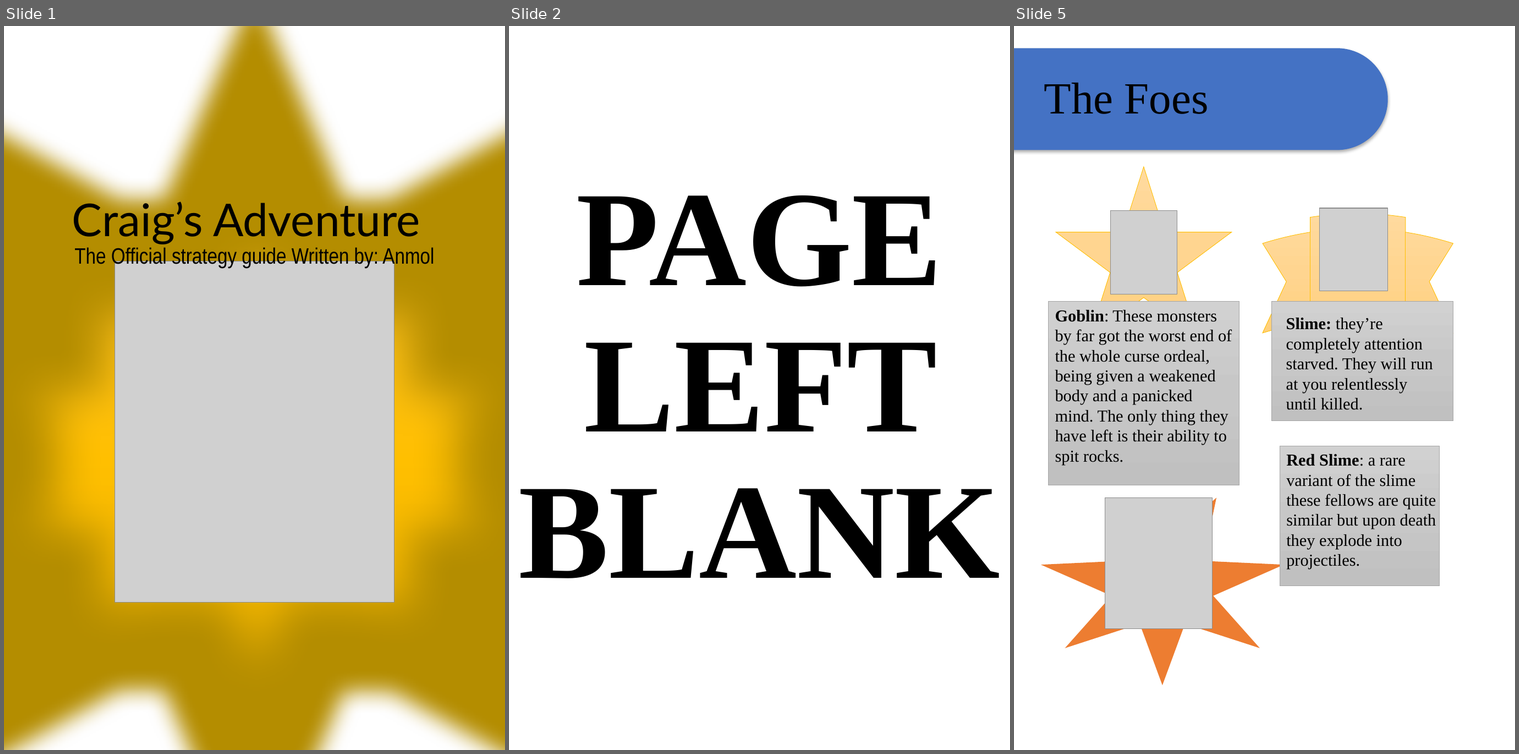
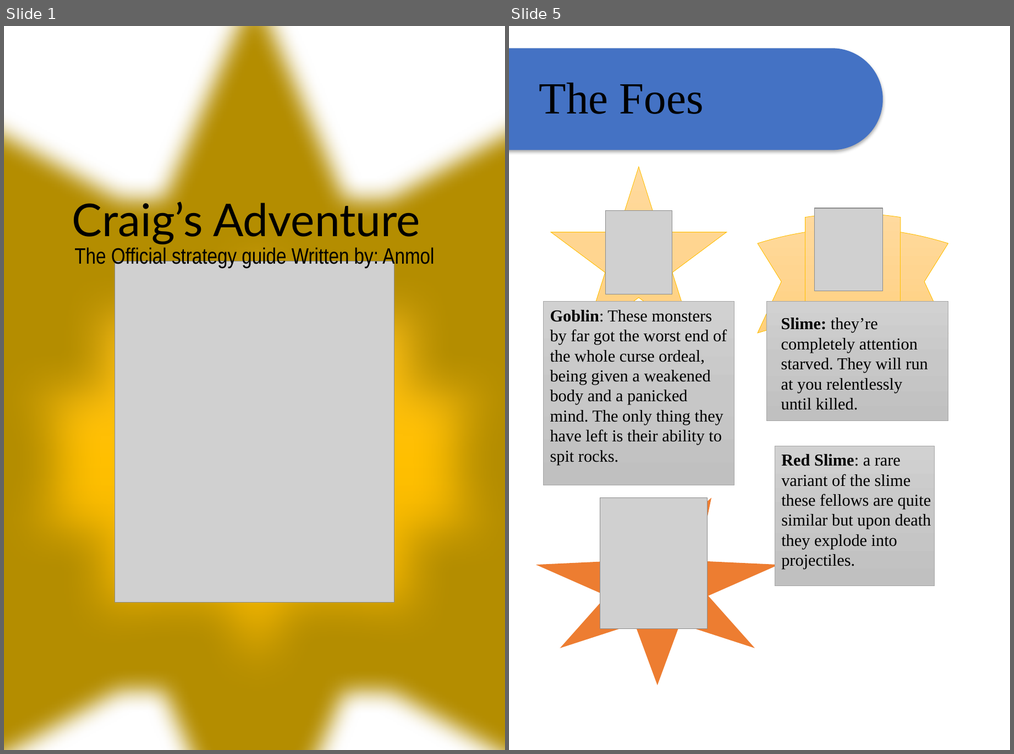
Before and after one commit to ponyfan88/Craigs-Adventure, a slide deck: Manual assets/maNUAL.pptx. Shown side by side, each under a label of ours: slides 1, 2 and 5 before the commit, slides 1 and 5 after it; the slides between them are not shown. The pictures are 1519x754 and 1014x754 pixels, drawn with LibreOffice and Linux fonts; fonts in the diff are those of the drawing; grey boxes stand for pictures. Boxes give left, top, right and bottom in pixels: in the first picture for what was removed or moved away, otherwise in the second. Text is boxed around its words. In the diff, an @@ line names an element or a change of style, - is before the commit and + after.

```diff
--- a/Manual assets/maNUAL.pptx
+++ b/Manual assets/maNUAL.pptx
@@ slide 2 removed at (509,26,1010,750), background #FFFFFF @@
@@ title removed at (518,195,1000,578) @@
-PAGE LEFT BLANK
```
Also in this commit, not shown: 2 slides changed, 1 slide added, 2 other files.
